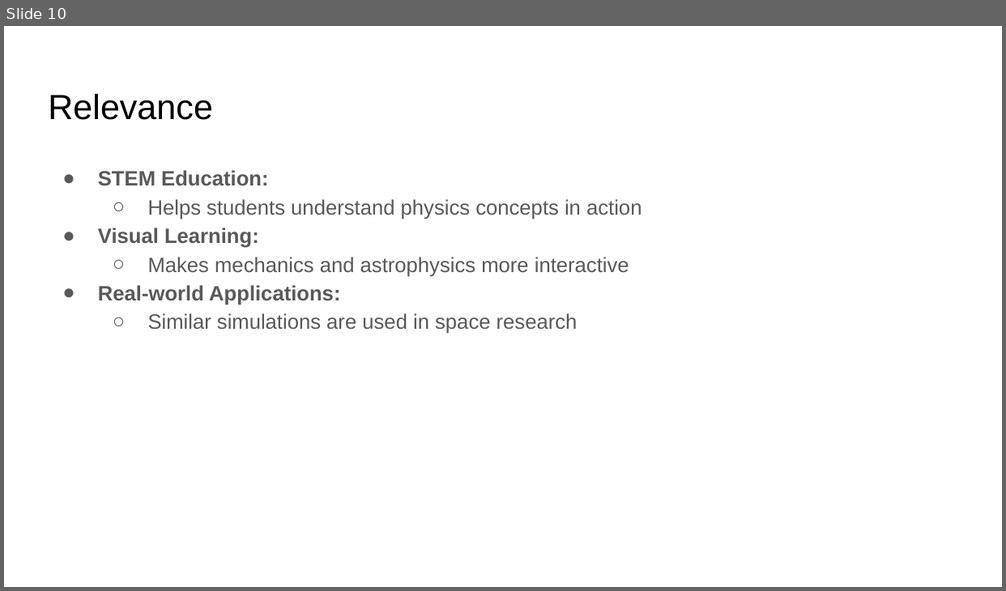
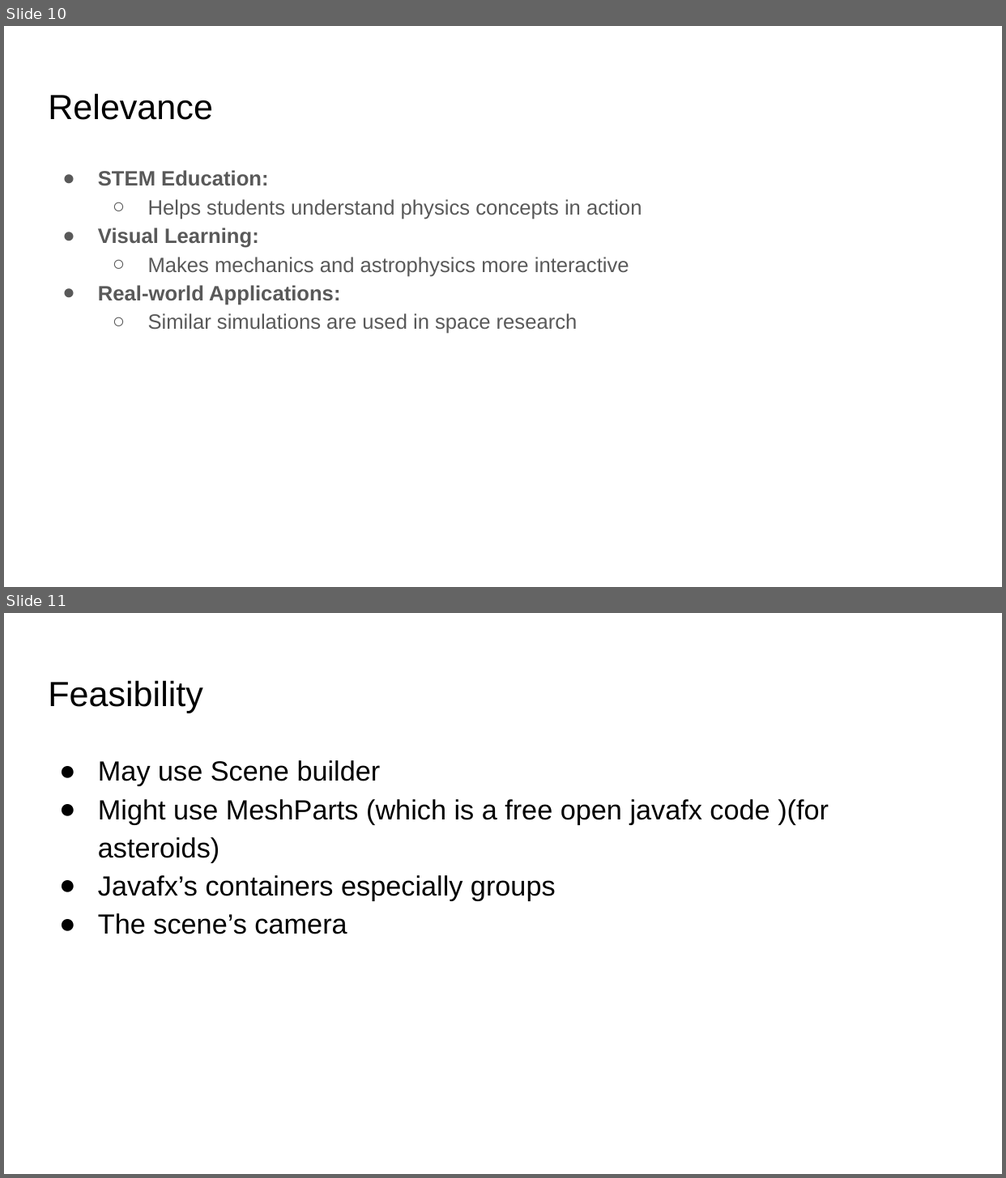
Before and after one commit to adinashby-vanier-college/integrative-project-in-csm-project-superspheres, a slide deck: Deliverable 1/SuperSpheres(1).pptx. Shown one above the other, each under a label of ours: slide 10 before the commit, slides 10 and 11 after it. The pictures are 1006x591 and 1006x1178 pixels, drawn with LibreOffice and Linux fonts; fonts in the diff are those of the drawing. Boxes give left, top, right and bottom in pixels: in the first picture for what was removed or moved away, otherwise in the second. Text is boxed around its words. In the diff, an @@ line names an element or a change of style, - is before the commit and + after.

```diff
--- a/Deliverable 1/SuperSpheres(1).pptx
+++ b/Deliverable 1/SuperSpheres(1).pptx
@@ slide 11 added at (4,613,1002,1174), background #FFFFFF @@
@@ title added at (48,680,203,713), 25.2 pt, text #000000 @@
+Feasibility
@@ text added at (98,760,829,935), 20 pt, text #000000 @@
+● May use Scene builder
+● Might use MeshParts (which is a free open javafx code )(for asteroids)
+● Javafx’s containers especially groups
+● The scene’s camera
```
Also in this commit, not shown: 1 other slide added, 1 slide removed.
